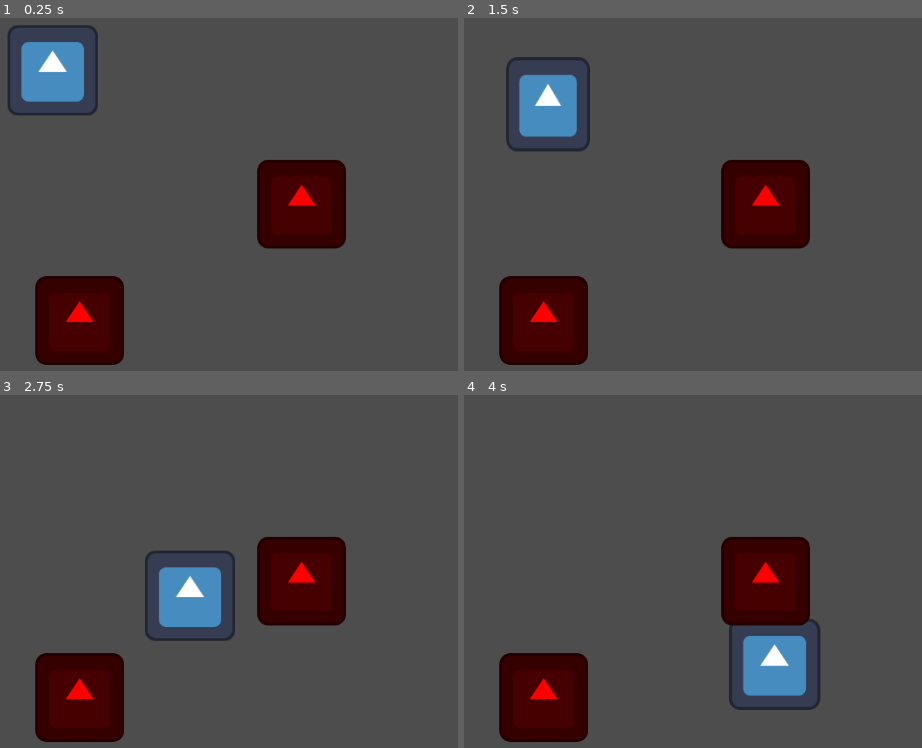
Above: before the commit, frames 1-4 (two rows, left to right).
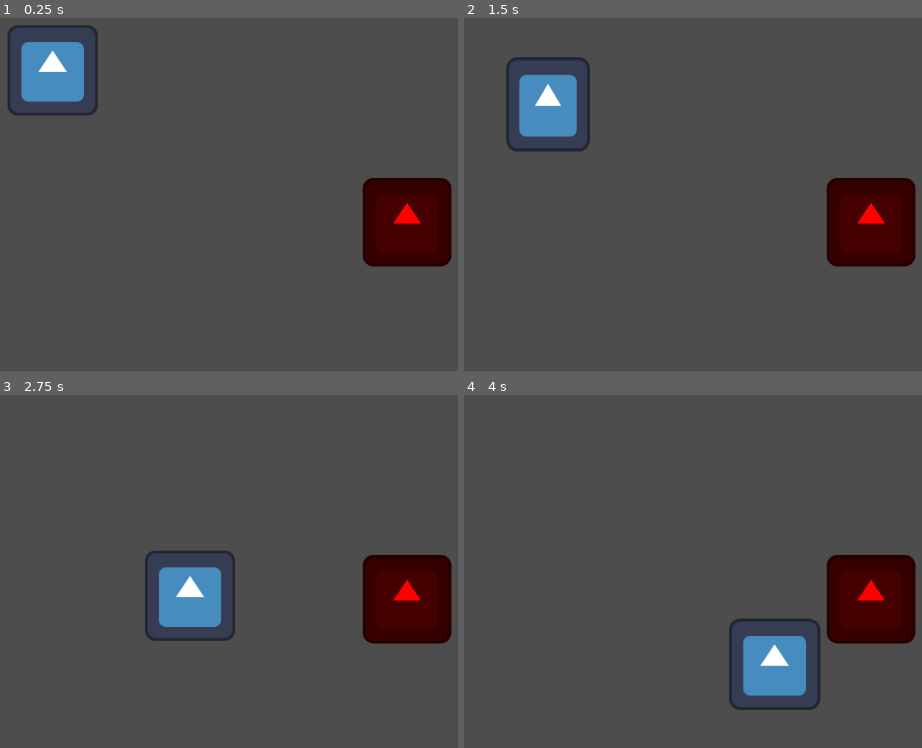
Above: after the commit, the same moments.

Repository: PietPadda/Godot_2D_ARPG
Game: Godot game, scene res://scenes/levels/main.tscn
Same seed, same stepped clock (60 frames per second), same inputs: the game is played once before the commit and once after it. The engine's default icon, where the game draws it, is replaced by a stand-in: a white triangle on a blue panel in a dark square.
Inputs (mouse positions are in pixels of both pictures, inside the frame that each line leads up to):
- Up to frame 1 (0.25 s): no input
- Up to frame 2 (1.5 s): move the mouse to (outside the picture) at 0.52 s; hold Space (attack) 0.53-1.28 s; move the mouse to (651, 219) at 1.27 s; click (651, 219) at 1.35 s
- Up to frame 3 (2.75 s): move the mouse to (430, 476) at 2.02 s; hold Space (attack) from 2.03 s (still down)
- Up to frame 4 (4 s): move the mouse to (775, 663) at 2.77 s; release Space (attack) at 2.78 s; click (775, 663) at 2.85 s; move the mouse to (outside the picture) at 3.52 s; hold Space (attack) from 3.53 s (still down)

The runs differ from the first frame. In frame 1, 15% of the frame differs, in the area x 7-99%, y 40-99%; in frame 2, 15%; in frame 3, 15%; in frame 4, 14%.

Commit message:
feat(enemy): implement AI detection with aggro radius and FSM

Diff:
--- a/data/stats/player_melee_attack.tres
+++ b/data/stats/player_melee_attack.tres
@@ -5,6 +5,6 @@
 [resource]
 script = ExtResource("1_fj2jl")
 damage = 25
-range = 75.0
+range = 150.0
 animation_name = "Attack"
 metadata/_custom_type_script = "uid://dqoublaf4dqmb"
--- a/project.godot
+++ b/project.godot
@@ -36,6 +36,7 @@
 [layer_names]
 
 2d_physics/layer_2="enemies"
+2d_physics/layer_3="player"
 
 [rendering]
 
--- /dev/null
+++ b/scenes/enemies/skeleton.tscn
@@ -0,0 +1,47 @@
+[gd_scene load_steps=9 format=3 uid="uid://dg2sqch3jtd3h"]
+
+[ext_resource type="Script" uid="uid://ccfvg0731wml7" path="res://scripts/core/fsm/state_machine.gd" id="1_038oa"]
+[ext_resource type="Texture2D" uid="uid://4d68lc3a6uwp" path="res://icon.svg" id="1_p728r"]
+[ext_resource type="Script" uid="uid://sagekmxdwjpe" path="res://scripts/enemies/skeleton.gd" id="1_s0h66"]
+[ext_resource type="Script" uid="uid://bvecx6fek77np" path="res://scripts/enemies/states/enemy_idle_state.gd" id="2_3mw36"]
+[ext_resource type="Script" uid="uid://cndcfdfejnpon" path="res://scripts/components/stats_component.gd" id="2_xxwgs"]
+[ext_resource type="Resource" uid="uid://dmqim54pik8nk" path="res://data/stats/dummy_stats.tres" id="3_lj2r1"]
+
+[sub_resource type="CapsuleShape2D" id="CapsuleShape2D_3o7vv"]
+radius = 64.0
+height = 130.0
+
+[sub_resource type="CircleShape2D" id="CircleShape2D_s0h66"]
+radius = 196.125
+
+[node name="Skeleton" type="CharacterBody2D"]
+collision_layer = 2
+collision_mask = 4
+script = ExtResource("1_s0h66")
+
+[node name="StateMachine" type="Node" parent="." node_paths=PackedStringArray("initial_state")]
+script = ExtResource("1_038oa")
+initial_state = NodePath("Idle")
+
+[node name="Idle" type="Node" parent="StateMachine"]
+script = ExtResource("2_3mw36")
+
+[node name="Sprite2D" type="Sprite2D" parent="."]
+modulate = Color(1, 0, 0, 1)
+texture = ExtResource("1_p728r")
+
+[node name="CollisionShape2D" type="CollisionShape2D" parent="."]
+shape = SubResource("CapsuleShape2D_3o7vv")
+
+[node name="StatsComponent" type="Node" parent="."]
+script = ExtResource("2_xxwgs")
+stats_data = ExtResource("3_lj2r1")
+
+[node name="AggroRadius" type="Area2D" parent="."]
+collision_layer = 0
+collision_mask = 4
+
+[node name="CollisionShape2D" type="CollisionShape2D" parent="AggroRadius"]
+shape = SubResource("CircleShape2D_s0h66")
+
+[connection signal="body_entered" from="AggroRadius" to="." method="_on_aggro_radius_body_entered"]
--- a/scenes/enemies/target_dummy.tscn
+++ /dev/null
@@ -1,23 +0,0 @@
-[gd_scene load_steps=5 format=3 uid="uid://dg2sqch3jtd3h"]
-
-[ext_resource type="Texture2D" uid="uid://4d68lc3a6uwp" path="res://icon.svg" id="1_p728r"]
-[ext_resource type="Script" uid="uid://cndcfdfejnpon" path="res://scripts/components/stats_component.gd" id="2_xxwgs"]
-[ext_resource type="Resource" uid="uid://dmqim54pik8nk" path="res://data/stats/dummy_stats.tres" id="3_lj2r1"]
-
-[sub_resource type="CapsuleShape2D" id="CapsuleShape2D_3o7vv"]
-radius = 64.0
-height = 130.0
-
-[node name="TargetDummy" type="CharacterBody2D"]
-collision_layer = 2
-
-[node name="Sprite2D" type="Sprite2D" parent="."]
-modulate = Color(1, 0, 0, 1)
-texture = ExtResource("1_p728r")
-
-[node name="CollisionShape2D" type="CollisionShape2D" parent="."]
-shape = SubResource("CapsuleShape2D_3o7vv")
-
-[node name="StatsComponent" type="Node" parent="."]
-script = ExtResource("2_xxwgs")
-stats_data = ExtResource("3_lj2r1")
--- a/scenes/levels/main.tscn
+++ b/scenes/levels/main.tscn
@@ -2,7 +2,7 @@
 
 [ext_resource type="PackedScene" uid="uid://c04jx6vcgex1j" path="res://scenes/player/player.tscn" id="1_72ix8"]
 [ext_resource type="Script" uid="uid://dyk4hmsc77wwb" path="res://scripts/levels/main.gd" id="1_y0acb"]
-[ext_resource type="PackedScene" uid="uid://dg2sqch3jtd3h" path="res://scenes/enemies/target_dummy.tscn" id="2_2vj2h"]
+[ext_resource type="PackedScene" uid="uid://dg2sqch3jtd3h" path="res://scenes/enemies/skeleton.tscn" id="2_2vj2h"]
 
 [node name="Main" type="Node2D"]
 script = ExtResource("1_y0acb")
@@ -10,8 +10,5 @@
 [node name="Player" parent="." instance=ExtResource("1_72ix8")]
 position = Vector2(148, 142)
 
-[node name="TargetDummy" parent="." instance=ExtResource("2_2vj2h")]
-position = Vector2(507, 335)
-
-[node name="TargetDummy2" parent="." instance=ExtResource("2_2vj2h")]
-position = Vector2(187, 503)
+[node name="Skeleton" parent="." instance=ExtResource("2_2vj2h")]
+position = Vector2(659, 361)
--- a/scenes/player/player.tscn
+++ b/scenes/player/player.tscn
@@ -91,6 +91,8 @@
 height = 128.0
 
 [node name="Player" type="CharacterBody2D"]
+collision_layer = 4
+collision_mask = 2
 script = ExtResource("1_dovo2")
 
 [node name="AnimationComponent" type="Node" parent="."]
--- /dev/null
+++ b/scripts/enemies/skeleton.gd
@@ -0,0 +1,10 @@
+# skeleton.gd
+extends CharacterBody2D
+
+@onready var state_machine: StateMachine = $StateMachine
+
+func _on_aggro_radius_body_entered(body: Node2D) -> void:
+	# The body that entered is the player.
+	# For now, we'll just print that we see it.
+	print("Player detected!")
+	# TODO: Transition to ChaseState
--- /dev/null
+++ b/scripts/enemies/states/enemy_idle_state.gd
@@ -0,0 +1,6 @@
+# enemy_idle_state.gd
+class_name EnemyIdleState
+extends State
+
+func enter() -> void:
+	print(get_owner().name + " is now Idle.")
--- a/scripts/levels/main.gd
+++ b/scripts/levels/main.gd
@@ -2,7 +2,7 @@
 extends Node2D
 
 # A reference to the TargetDummy node in the scene.
-@onready var dummy = $TargetDummy
+@onready var dummy = $Skeleton
 
 func _unhandled_input(event: InputEvent) -> void:
 	# Temporary test: Press 'Tab' to deal 10 damage to the dummy.
Not shown, added: scripts/enemies/skeleton.gd.uid
Not shown, added: scripts/enemies/states/enemy_idle_state.gd.uid
